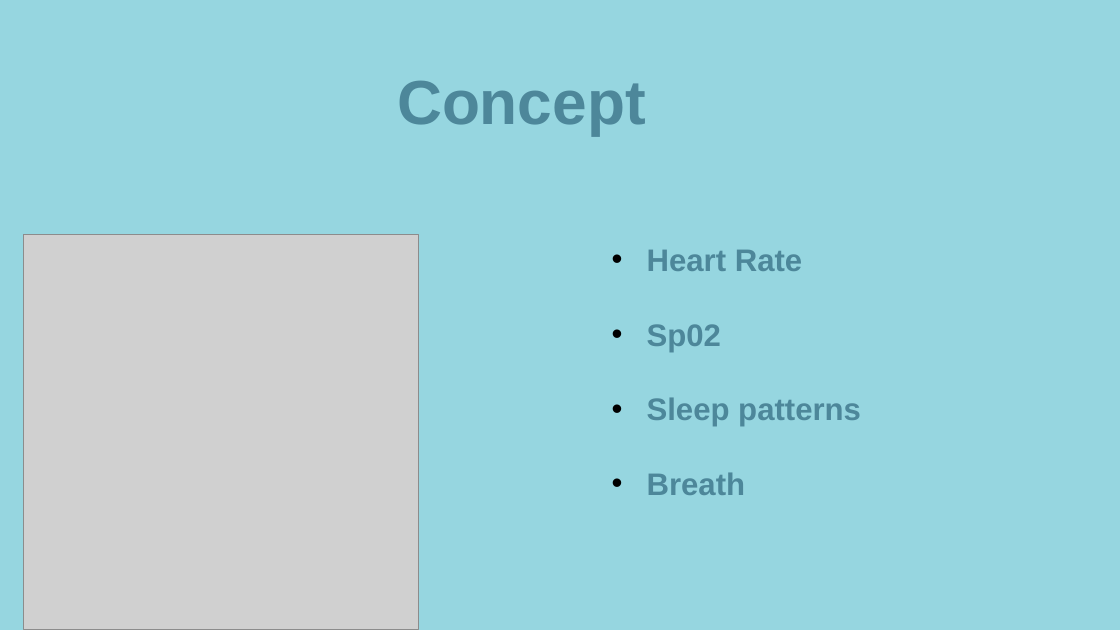
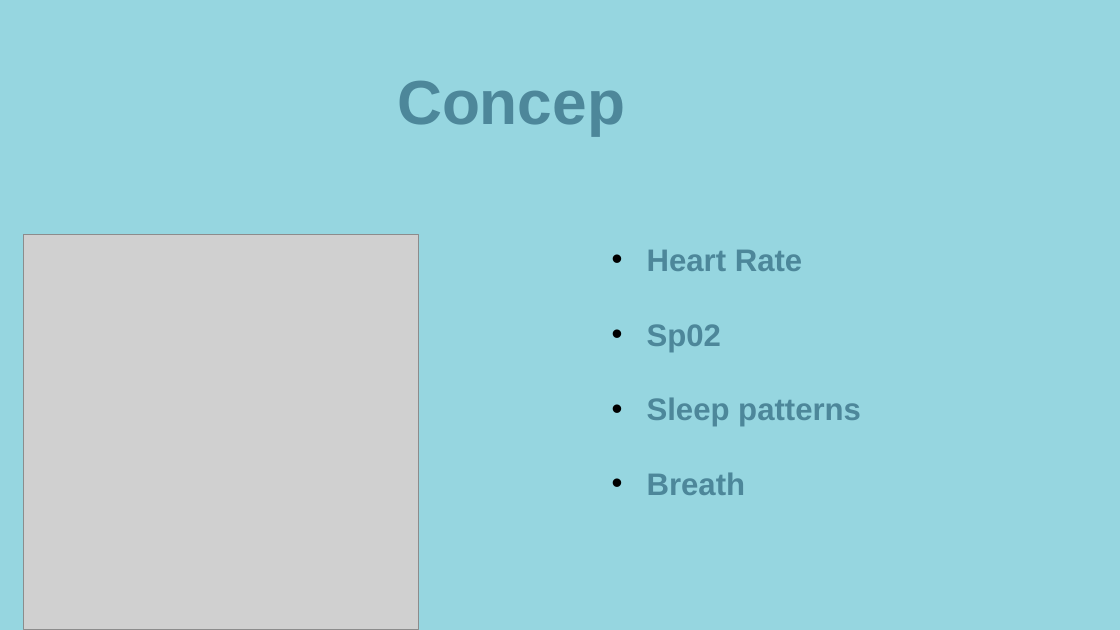
Before and after one commit to moshiour-rahman/SS2022-ELE-Interactive-Systems-Engineering, a slide deck: slide 3 of Presentation.Moshiour Rahman Prince.pptx. Drawn at 1120x630 pixels with LibreOffice and Linux fonts; fonts in the diff are those of the drawing; grey boxes stand for pictures. Boxes give left, top, right and bottom in pixels: in the first picture for what was removed or moved away, otherwise in the second. Text is boxed around its words. In the diff, an @@ line names an element or a change of style, - is before the commit and + after.

```diff
--- a/Presentation.Moshiour Rahman Prince.pptx
+++ b/Presentation.Moshiour Rahman Prince.pptx
@@ text at [397,81,625,135]: text changed @@
-Concept
+Concep
```
Also in this commit, not shown: 1 other file.
